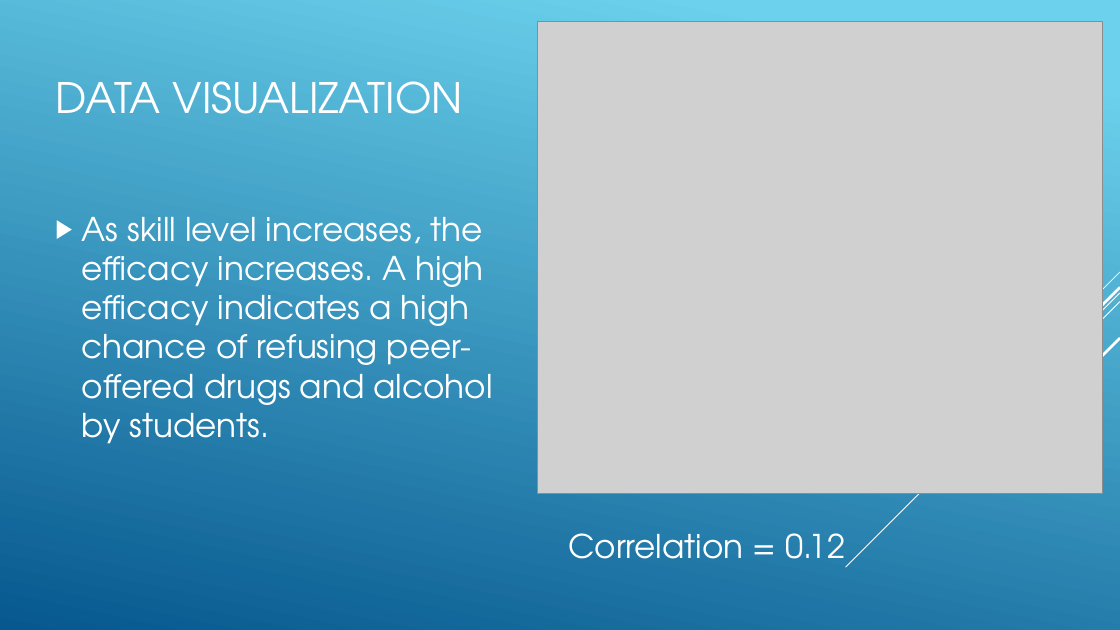
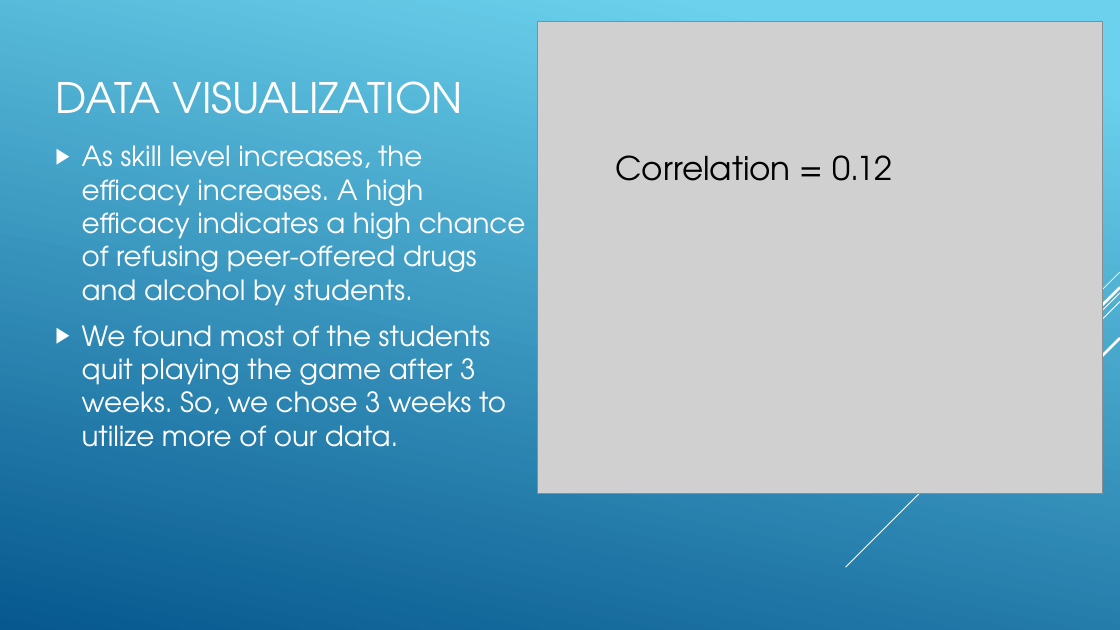
Before and after one commit to natenyahoo/GrandWham, a slide deck: slide 2 of GrandWhamPresentation.pptx. Drawn at 1120x630 pixels with LibreOffice and Linux fonts; fonts in the diff are those of the drawing; grey boxes stand for pictures. Boxes give left, top, right and bottom in pixels: in the first picture for what was removed or moved away, otherwise in the second. Text is boxed around its words. In the diff, an @@ line names an element or a change of style, - is before the commit and + after.

```diff
--- a/GrandWhamPresentation.pptx
+++ b/GrandWhamPresentation.pptx
@@ text at (x1=82, y1=145, x2=526, y2=306): size 28 to 23.8 pt in "As skill level increases, the efficacy increases. ..." @@
@@ text "Correlation = 0.12" moved from (x1=568, y1=533, x2=845, y2=559) to (x1=615, y1=155, x2=892, y2=181) @@
@@ text "Correlation = 0.12" at (x1=615, y1=155, x2=892, y2=181): text colour #FFFFFF to #000000 @@
@@ text at (x1=82, y1=325, x2=506, y2=447): paragraph added @@
+▶ We found most of the students quit playing the game after 3 weeks. So, we chose 3 weeks to utilize more of our data.
```
Also in this commit, not shown: 4 other slides changed, 1 slide removed.
